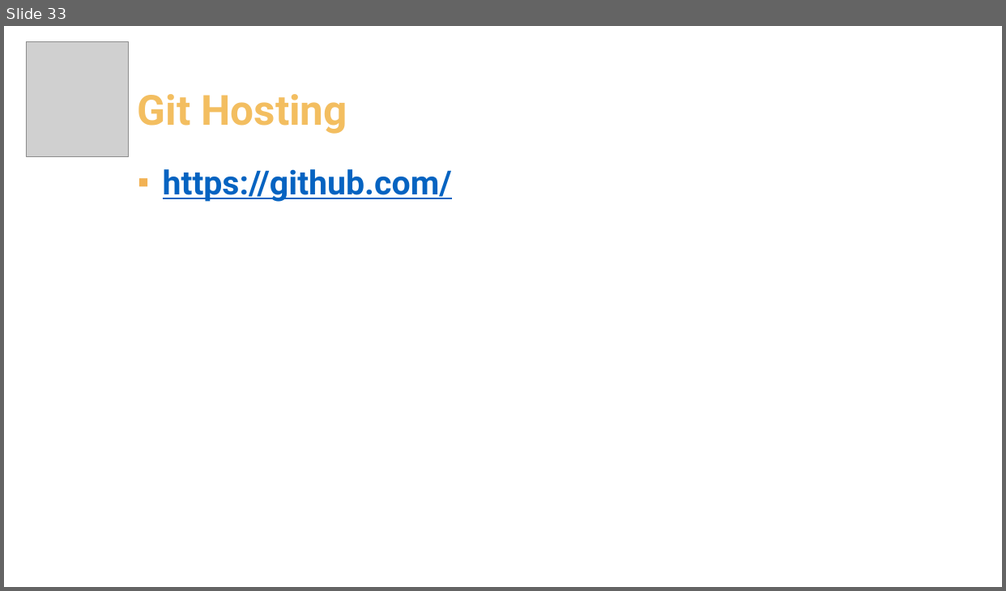
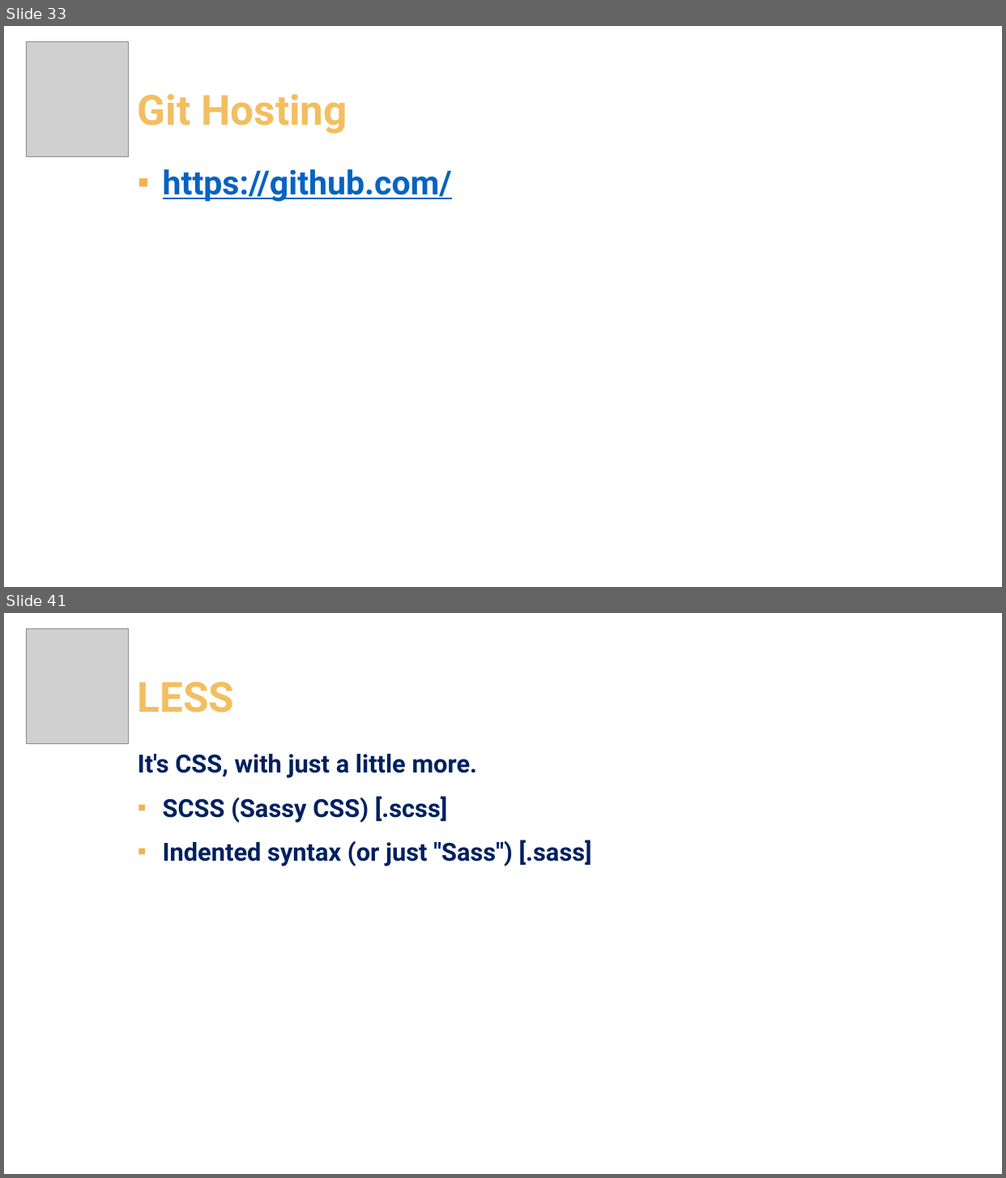
Before and after one commit to pirocorp/CSS-Advanced, a slide deck: 01. Dev Workflows & Tools/01. Dev Workflows & Tools.pptx. Shown one above the other, each under a label of ours: slide 33 before the commit, slides 33 and 41 after it; the slides between them are not shown. The pictures are 1006x591 and 1006x1178 pixels, drawn with LibreOffice and Linux fonts; fonts in the diff are those of the drawing; grey boxes stand for pictures; background and template pictures are left out. Boxes give left, top, right and bottom in pixels: in the first picture for what was removed or moved away, otherwise in the second. Text is boxed around its words. In the diff, an @@ line names an element or a change of style, - is before the commit and + after.

```diff
--- a/01. Dev Workflows & Tools/01. Dev Workflows & Tools.pptx
+++ b/01. Dev Workflows & Tools/01. Dev Workflows & Tools.pptx
@@ slide 41 added at (x1=4, y1=613, x2=1002, y2=1174), background picture (left out) @@
@@ picture added at (x1=27, y1=629, x2=129, y2=744) @@
@@ text added at (x1=138, y1=682, x2=235, y2=713), 40 pt, text #F3BE60, bold @@
+LESS
@@ text added at (x1=138, y1=754, x2=592, y2=867), 24 pt, text #002060, bold @@
+It's CSS, with just a little more.
+▪ SCSS (Sassy CSS) [.scss]
+▪ Indented syntax (or just "Sass") [.sass]
```
Also in this commit, not shown: 38 other slides added.
